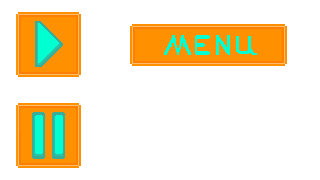
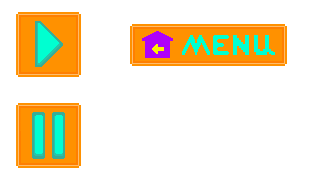
Comparing the layer stacks of the two w=320, h=180 images. Changes:
added layer "Home icon" in group "Groep 1" over [142, 31, 173, 58]
renamed "Laag 6" to "menu", painted on it over [152, 33, 275, 55]
